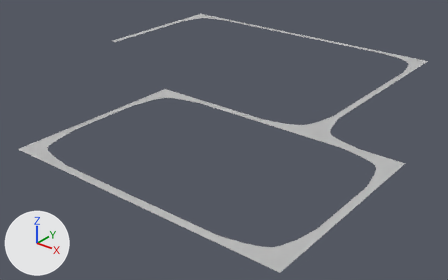
The FBX model Assets/fbx/Tutoriales/Tuto_5_Riel.fbx: old version first, new version second.
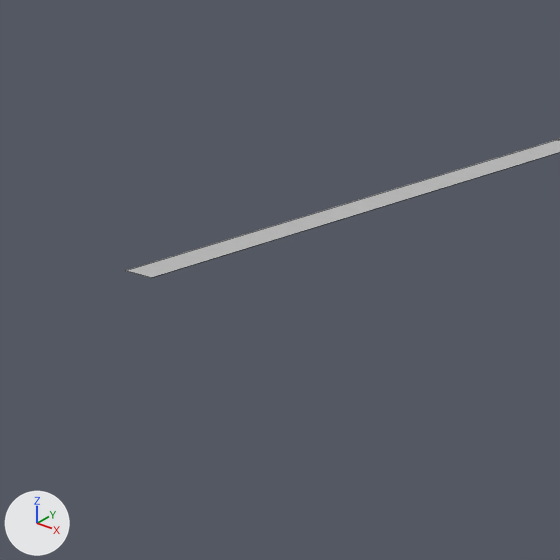
Each version is shown whole from a 50 mm lens placed at (0.554, -0.69, 0.863), pointed at (0.022, -0.026, 0.451), then close up on the part from 21% to 39% of the width and 0% to 30% of the height. Lighting does not change. The marker at lower left points along +X, +Y and +Z. The close-ups show mesh edges as thin lines. Where no turn or scale is listed for an object, it has been applied to the vertices.

Objects in the first close-up: 'Tutos_5_Riel'.
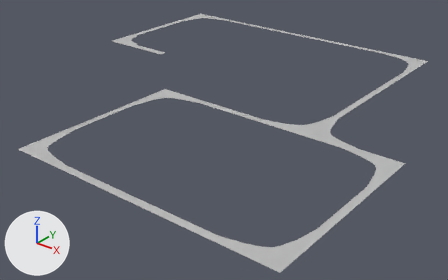
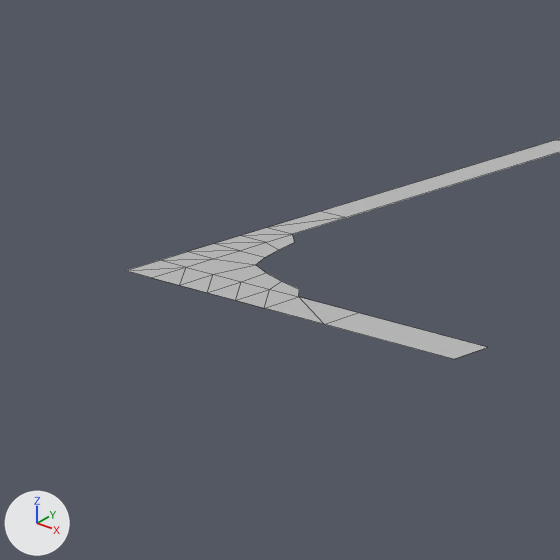
Commit message: Correcciones tuto 5

Diff of the bpy script that builds the scene:
```diff
--- a/Assets/fbx/Tutoriales/Tuto_5_Riel.fbx.py
+++ b/Assets/fbx/Tutoriales/Tuto_5_Riel.fbx.py
@@ me_mesh @@
 # used by ob_tutos_5_riel; location = (0.0, 0.0, 0.0)
-me_mesh.from_pydata(...)  # 234 vertices, 236 faces; spans x -0.318..0.318, y -0.317..0.318, z 0.522
+me_mesh.from_pydata(...)  # 267 vertices, 266 faces; spans x -0.318..0.318, y -0.317..0.318, z 0.522
+# me_mesh part 1
+# 1 face is deleted
+# 23 vertices are added at x -0.318..-0.189, y 0.06..0.137, z 0.522
+# 10 new vertices lie (0.011, 0.0, 0.0) away from vertices in x -0.318..-0.272, y 0.06..0.137, z 0.522
+# 31 new faces join them
 me_mesh.materials.append(mat_lambert2)
```

Location of each change, (x1, y1, x2, y2) in pixels of the close-ups (560 x 560 px):
'Tutos_5_Riel', reshaped
    before: (126, 139, 560, 278)
    after: (126, 139, 560, 359)
part 1 of me_mesh, built on
    before: (126, 140, 560, 278)
    after: (126, 140, 560, 359)
